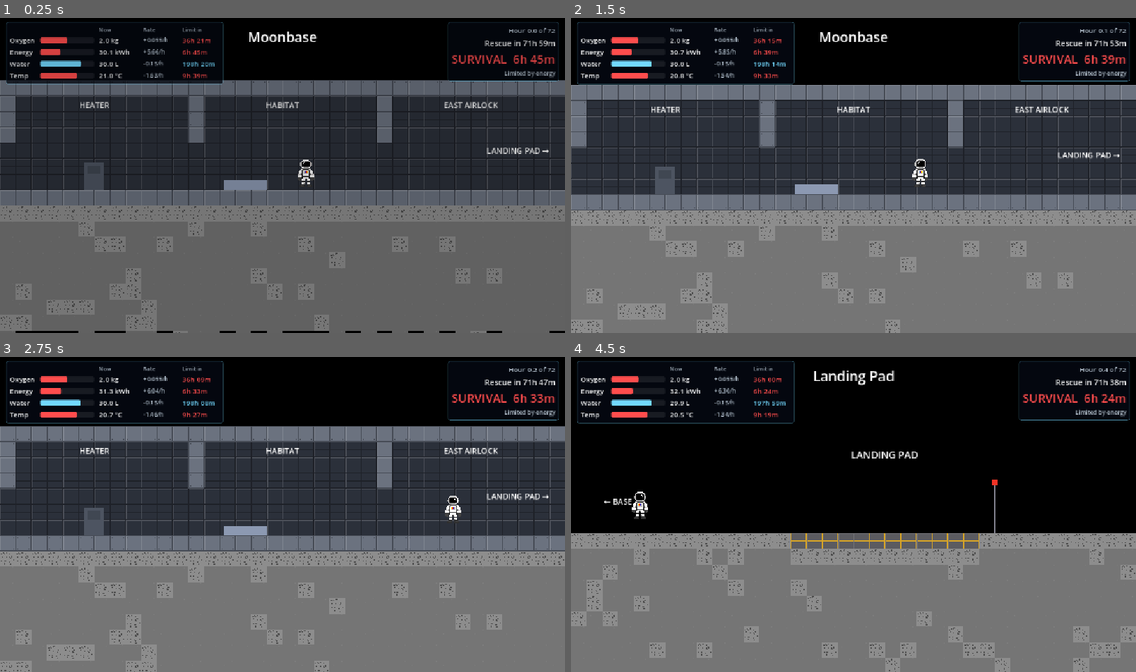
Above: before the commit, frames 1-4 (two rows, left to right).
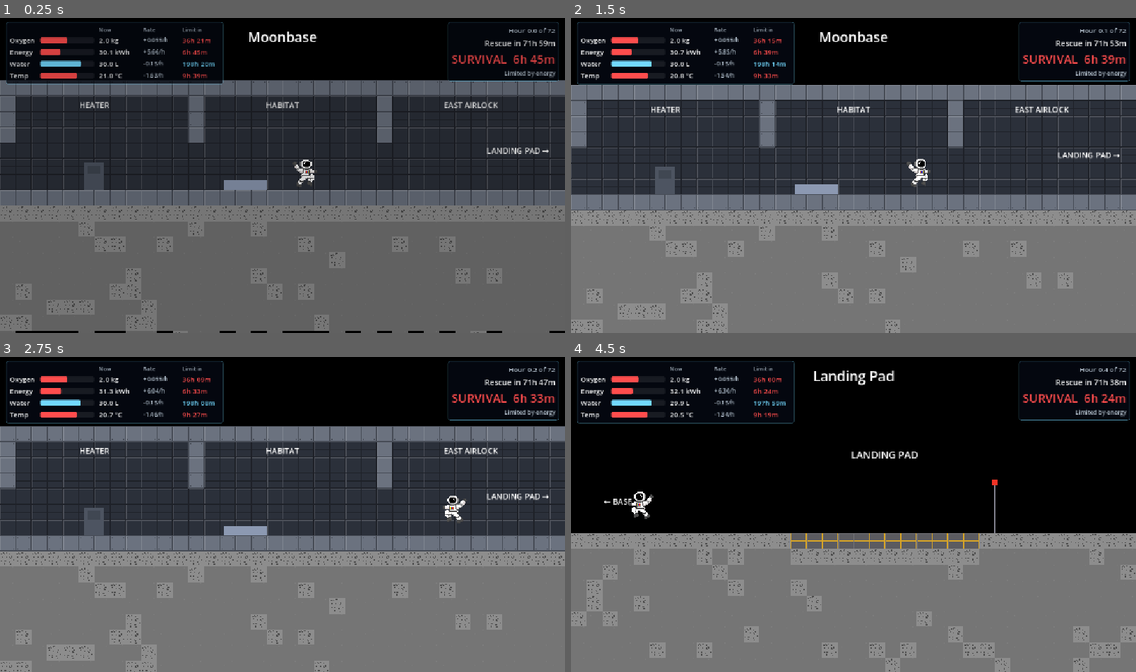
Above: after the commit, the same moments.

Repository: kushmdesai/72-Hours
Game: Godot game, scene res://scenes/main.tscn
The game is run twice, just before and just after one commit, with the same random seed, the same clock (stepped at 60 frames per second) and the same inputs.
Inputs:
- Up to frame 1 (0.25 s): no input
- Up to frame 2 (1.5 s): hold D (move_right) from 0.53 s (still down); tap W (jump) at 0.6, 0.77, 1.07 s; tap E (interact) at 1.35 s
- Up to frame 3 (2.75 s): tap W (jump) at 1.52, 1.55, 1.82, 2.1 s; release D (move_right) at 2.03 s; hold A (move_left) from 2.03 s (still down)
- Up to frame 4 (4.5 s): release A (move_left) at 2.78 s; hold D (move_right) 2.78-4.28 s; tap E (interact) at 2.85, 4.35 s; tap W (jump) at 3.02, 3.05, 3.32, 3.6, 3.77, 4.07 s; hold A (move_left) from 4.28 s (still down)

The runs differ from the first frame. In frame 1, 0.1% of the frame differs, in the area x 52-57%, y 45-54%; in frame 2, 0.1%; in frame 3, 0.1%; in frame 4, 0.2%, in the area x 10-15%, y 43-52%.

Commit message:
Show the JUMP astronaut sprite while the player is airborne
Moves the uploaded JUMP sprite into assests/character and adds
ground/jump texture exports on the player.

Co-Authored-By: Claude Opus 5.5 (1M context) <noreply@anthropic.com>

Diff:
--- a/scenes/main.tscn
+++ b/scenes/main.tscn
@@ -5,6 +5,7 @@
 [ext_resource type="Texture2D" uid="uid://dcwgrf3tstyt4" path="res://assests/character/Pixelated astronaut (FRONT).png" id="3_astro"]
 [ext_resource type="PackedScene" path="res://scenes/hud.tscn" id="4_hud"]
 [ext_resource type="Texture2D" uid="uid://ct7mum80l6fhe" path="res://assests/background/black.png" id="5_sky"]
+[ext_resource type="Texture2D" path="res://assests/character/Pixelated astronaut (JUMP).png" id="6_jump"]
 
 [sub_resource type="RectangleShape2D" id="RectangleShape2D_body"]
 size = Vector2(28, 56)
@@ -30,6 +31,7 @@
 [node name="Player" type="CharacterBody2D" parent="." unique_id=834655921]
 position = Vector2(0, -32)
 script = ExtResource("2_player")
+jump_texture = ExtResource("6_jump")
 
 [node name="Sprite2D" type="Sprite2D" parent="Player" unique_id=86666716]
 texture_filter = 1
--- a/scripts/player.gd
+++ b/scripts/player.gd
@@ -34,6 +34,12 @@
 ## A jump pressed this long before landing still fires on touchdown, in s.
 @export var jump_buffer_time: float = 0.12
 
+@export_group("Sprites")
+## Shown while standing or walking. Defaults to the Sprite2D's texture.
+@export var ground_texture: Texture2D
+## Shown while airborne.
+@export var jump_texture: Texture2D
+
 var _coyote_timer := 0.0
 var _jump_buffer_timer := 0.0
 
@@ -41,6 +47,8 @@
 
 
 func _ready() -> void:
+	if ground_texture == null:
+		ground_texture = _sprite.texture
 	_ensure_input_actions()
 
 
@@ -79,6 +87,9 @@
 
 	move_and_slide()
 
+	var airborne := not is_on_floor()
+	_sprite.texture = jump_texture if airborne and jump_texture else ground_texture
+
 
 ## Predicted apex height of a full jump in metres: h = v0^2 / (2g).
 func jump_apex_m() -> float:
Renamed: Pixelated astronaut (JUMP).png -> assests/character/Pixelated astronaut (JUMP).png
Not shown, added: assests/character/Pixelated astronaut (JUMP).png.import
